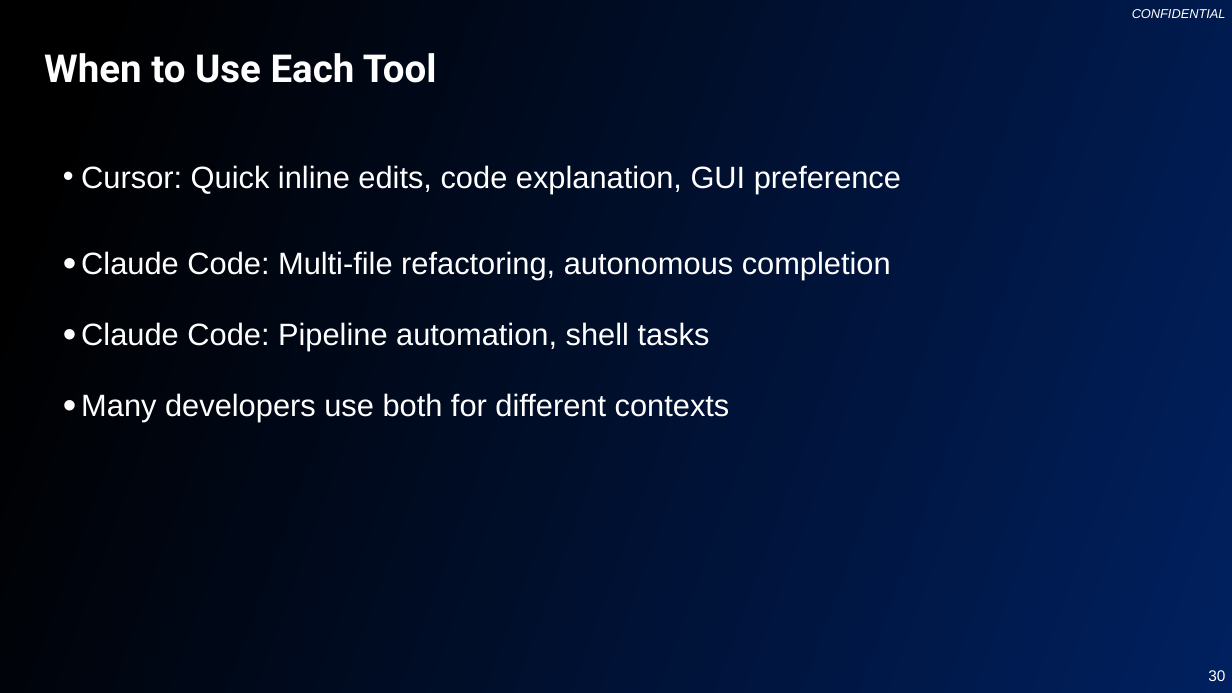
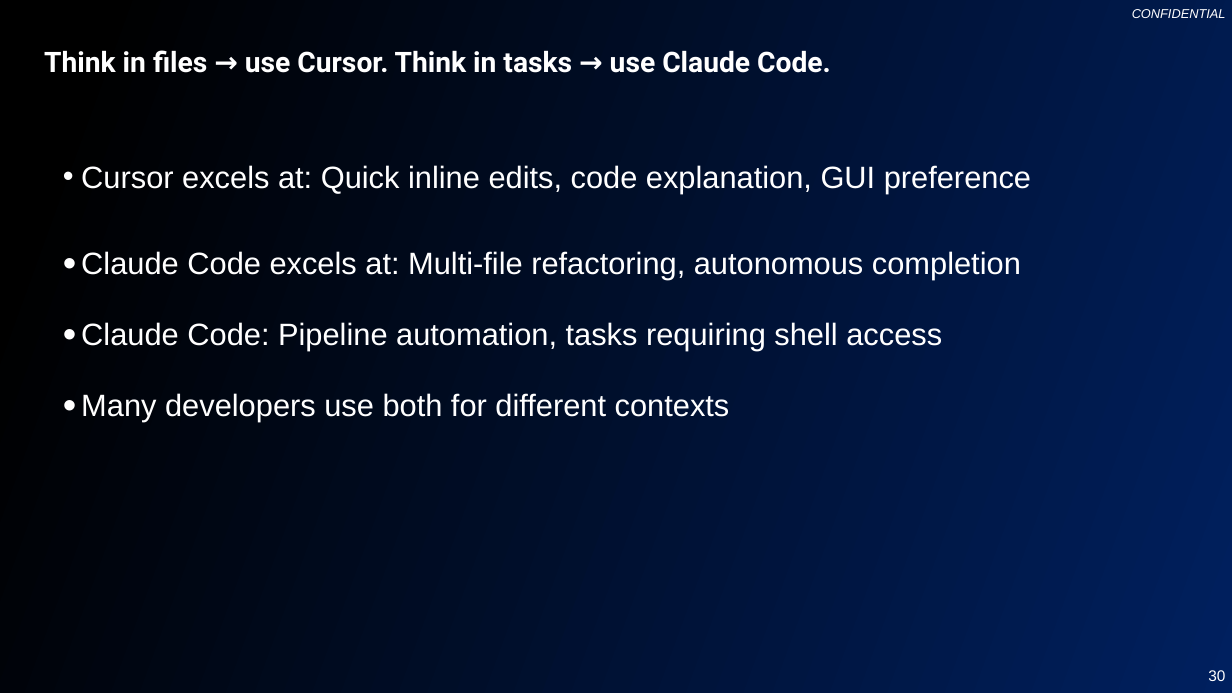
Before and after one commit to changhee-somite/20260114-claude-code, a slide deck: slide 30 of Claude-Code-Presentation.pptx. Drawn at 1232x693 pixels with LibreOffice and Linux fonts; fonts in the diff are those of the drawing; background and template pictures are left out. Boxes give left, top, right and bottom in pixels: in the first picture for what was removed or moved away, otherwise in the second. Text is boxed around its words. In the diff, an @@ line names an element or a change of style, - is before the commit and + after.

```diff
--- a/Claude-Code-Presentation.pptx
+++ b/Claude-Code-Presentation.pptx
@@ title at [44,50,831,73]: text changed; size 30 to 22 pt @@
-When to Use Each Tool
+Think in files → use Cursor. Think in tasks → use Claude Code.
@@ text at [81,165,1031,351]: text changed @@
-• Cursor: Quick inline edits, code explanation, GUI preference
-• Claude Code: Multi-file refactoring, autonomous completion
-• Claude Code: Pipeline automation, shell tasks
+• Cursor excels at: Quick inline edits, code explanation, GUI preference
+• Claude Code excels at: Multi-file refactoring, autonomous completion
+• Claude Code: Pipeline automation, tasks requiring shell access
```
Also in this commit, not shown: 42 other slides changed.
